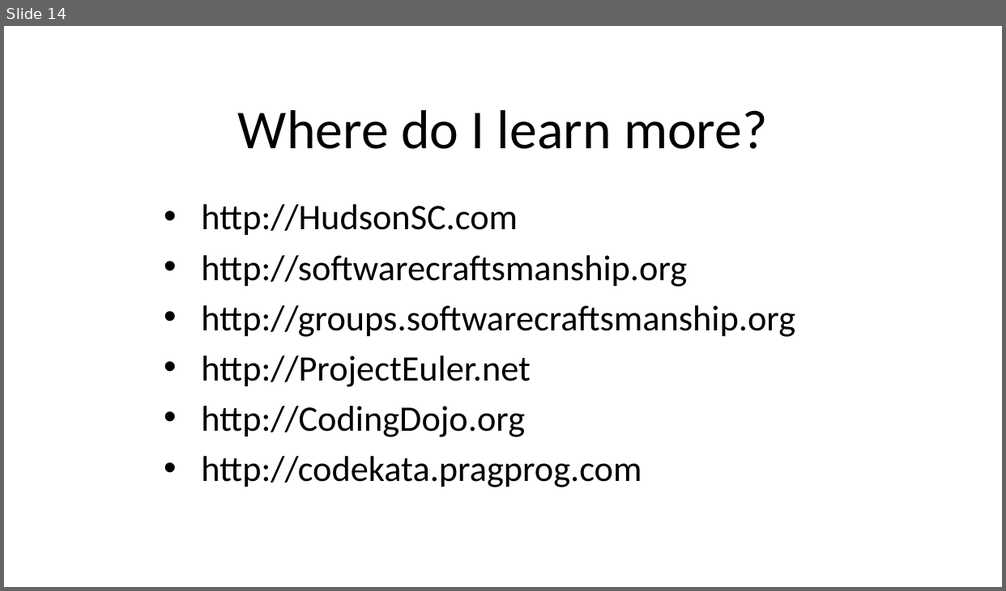
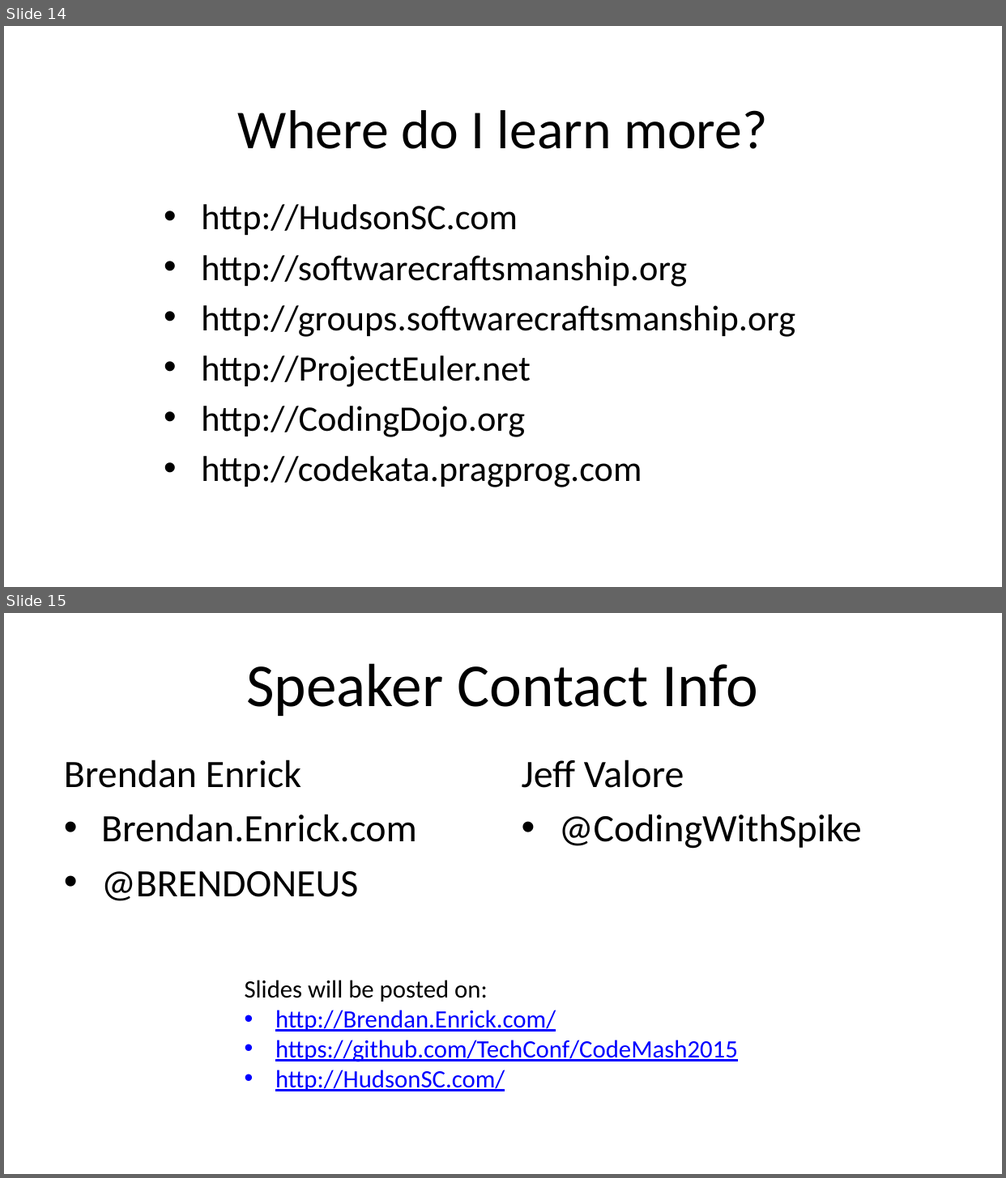
Before and after one commit to HudsonSC/CodeMash-2015-Precompiler-Workshop, a slide deck: 00-Software Craftsmanship.pptx. Shown one above the other, each under a label of ours: slide 14 before the commit, slides 14 and 15 after it. The pictures are 1006x591 and 1006x1178 pixels, drawn with LibreOffice and Linux fonts; fonts in the diff are those of the drawing; background and template pictures are left out. Boxes give left, top, right and bottom in pixels: in the first picture for what was removed or moved away, otherwise in the second. Text is boxed around its words. In the diff, an @@ line names an element or a change of style, - is before the commit and + after.

Commit message:
Author Contact Slide Added

```diff
--- a/00-Software Craftsmanship.pptx
+++ b/00-Software Craftsmanship.pptx
@@ slide 15 added at box(4, 613, 1002, 1174), background #FFFFFF @@
@@ title added at box(246, 663, 758, 716), 44 pt, text #000000 @@
+Speaker Contact Info
@@ text added at box(64, 760, 417, 901), 28 pt, text #000000 @@
+Brendan Enrick
+• Brendan.Enrick.com
+• @BRENDONEUS
@@ text added at box(522, 760, 862, 849), 28 pt, text #000000 @@
+Jeff Valore
+• @CodingWithSpike
@@ text added at box(245, 980, 738, 1092), 18 pt, text #0000FF, underline @@
+Slides will be posted on:
+• http://Brendan.Enrick.com/
+• https://github.com/TechConf/CodeMash2015
+• http://HudsonSC.com/
```
Also in this commit, not shown: 2 slides changed.
